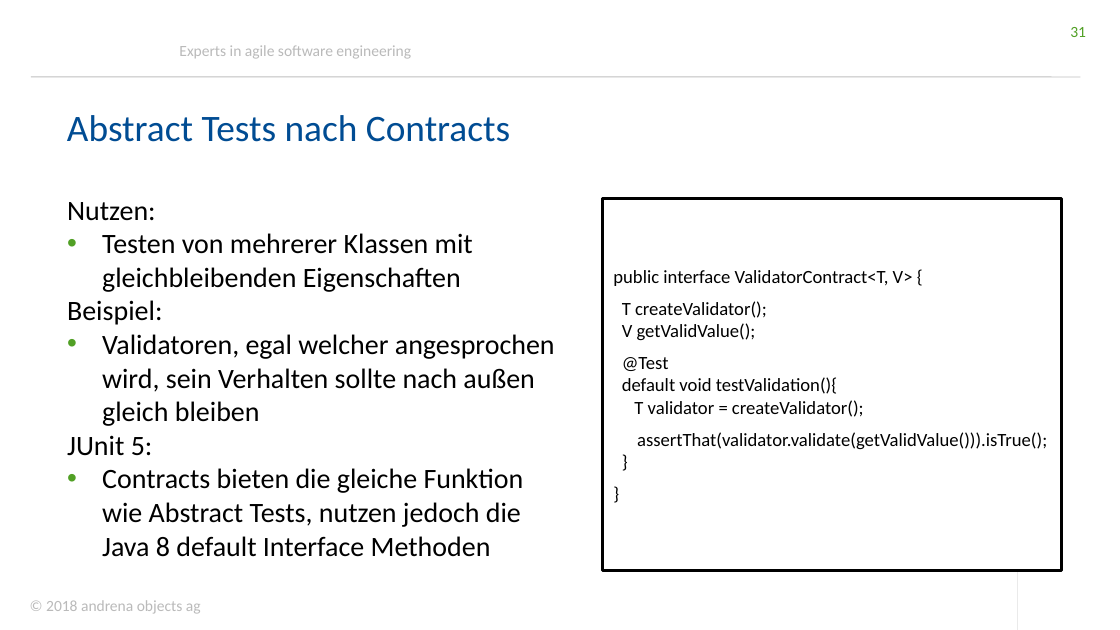
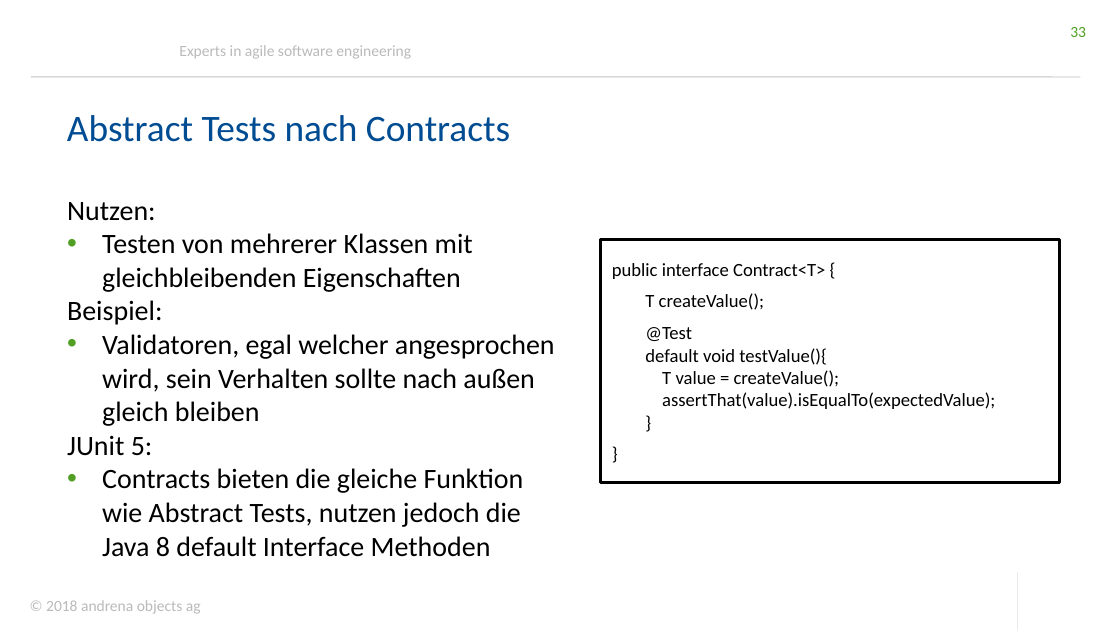
Before and after one commit to andrena/junit5-workshop-et-ka-2018, a slide deck: slide 33 of files/Folien.pptx (slide 31 before the commit). Drawn at 1120x630 pixels with LibreOffice and Linux fonts; fonts in the diff are those of the drawing; background and template pictures are left out. Boxes give left, top, right and bottom in pixels: in the first picture for what was removed or moved away, otherwise in the second. Text is boxed around its words. In the diff, an @@ line names an element or a change of style, - is before the commit and + after.

Commit message:
Abstract Tests und TestSuites überarbeitet

```diff
--- a/files/Folien.pptx
+++ b/files/Folien.pptx
@@ page number at [1070,27,1086,37]: text changed @@
-31
+33
@@ rectangle "public interface Contract<T> {": place and size @@
-rectangle "public interface Contract<T> {" at [603,198,1062,571]
+rectangle "public interface Contract<T> {" at [600,240,1060,483]
@@ text in rectangle at [612,263,825,310]: text changed @@
-public interface ValidatorContract<T, V> {
-T createValidator();
-V getValidValue();
+public interface Contract<T> {
+T createValue();
@@ text in rectangle at [645,348,995,409]: text changed @@
-default void testValidation(){
-T validator = createValidator();
-assertThat(validator.validate(getValidValue())).isTrue();
+default void testValue(){
+T value = createValue();
+assertThat(value).isEqualTo(expectedValue);
```
Also in this commit, not shown: 3 other slides changed, 2 slides added.
